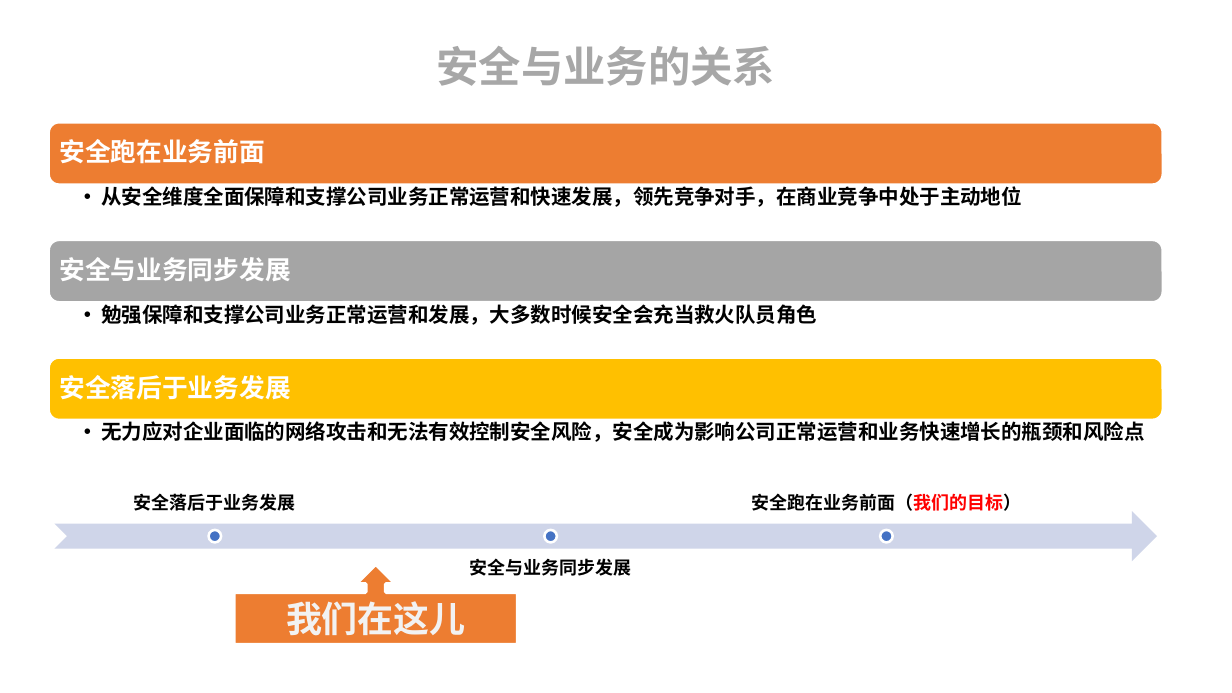
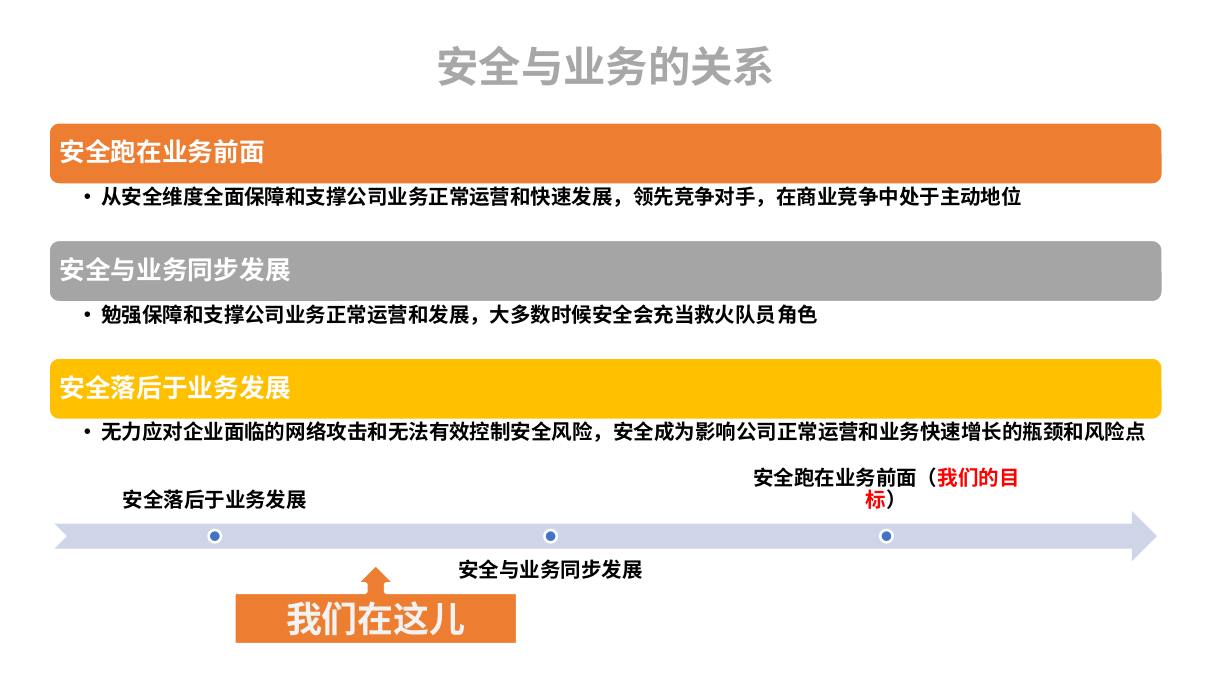
Before and after one commit to ym2011/SecurityMind, a slide deck: slide 21 of 互联网企业安全建设整体规划.pptx. Drawn at 1232x693 pixels with LibreOffice and Linux fonts; fonts in the diff are those of the drawing. Boxes give left, top, right and bottom in pixels: in the first picture for what was removed or moved away, otherwise in the second. Text is boxed around its words. In the diff, an @@ line names an element or a change of style, - is before the commit and + after.

Commit message:
信息安全建设思路
信息安全建设思路

```diff
--- a/互联网企业安全建设整体规划.pptx
+++ b/互联网企业安全建设整体规划.pptx
@@ size 14 to 16 pt in 3 elements at (123,489,307,509), (458,559,642,579), (753,467,1019,509) @@
```
Also in this commit, not shown: 3 other slides changed.
